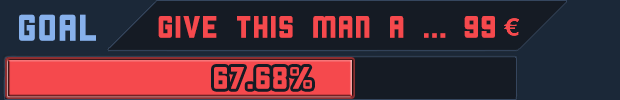
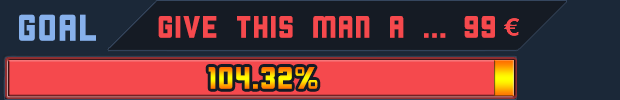
The second 620x100 image is a revision of the first. Changes to its layers:
renamed "67.68%" to "104.32%", painted on it over [208, 67, 318, 89]
added layer "Gold Bar copy" above "Gold Bar" over [494, 60, 514, 96]
renamed "Red Bar copy" to "Gold Bar", hid it, painted on it over [8, 60, 514, 96]
showed "Red Bar" over [8, 60, 514, 96]
